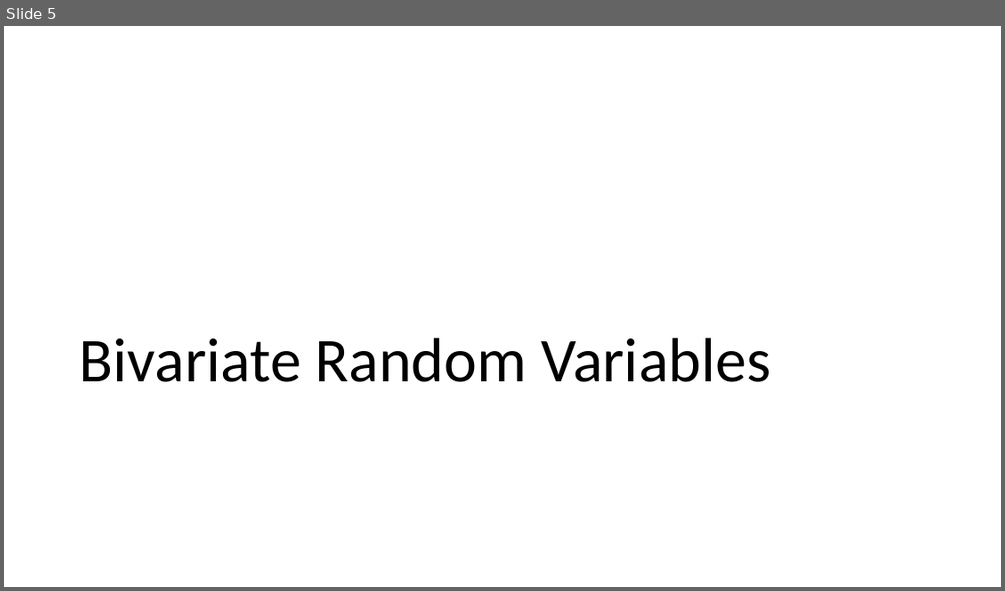
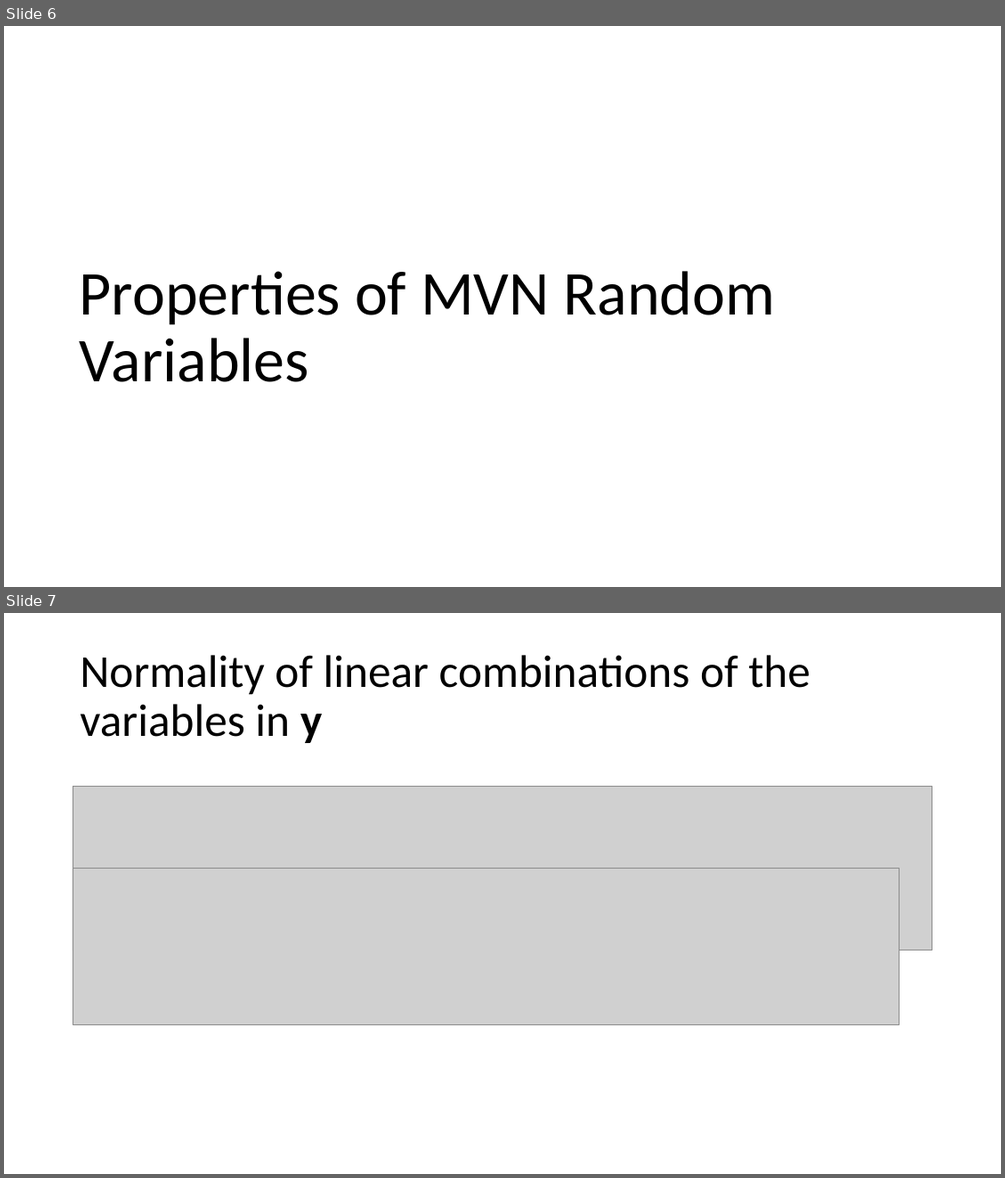
Before and after one commit to hunter-stats/stat717-class-materials, a slide deck: Class 03 Multivariate Normal Distribution.pptx. Shown one above the other, each under a label of ours: slide 5 before the commit, slides 6 and 7 after it. The pictures are 1005x591 and 1005x1178 pixels, drawn with LibreOffice and Linux fonts; fonts in the diff are those of the drawing; grey boxes stand for pictures. Boxes give left, top, right and bottom in pixels: in the first picture for what was removed or moved away, otherwise in the second. Text is boxed around its words. In the diff, an @@ line names an element or a change of style, - is before the commit and + after.

```diff
--- a/Class 03 Multivariate Normal Distribution.pptx
+++ b/Class 03 Multivariate Normal Distribution.pptx
@@ slide 7 added at (4,613,1001,1174), background #FFFFFF @@
@@ title added at (80,655,810,743), 44 pt, text #000000 @@
+Normality of linear combinations of the variables in y
@@ picture added at (73,787,933,950) @@
@@ picture added at (73,868,900,1024) @@
@@ what was slide 5 is now slide 6 @@
@@ slide 6 changed as well @@
@@ title at (80,271,776,382): text changed @@
-Bivariate Random Variables
+Properties of MVN Random Variables
```
Also in this commit, not shown: 3 other slides changed, 22 other slides added, 25 slides removed, 3 other files.
